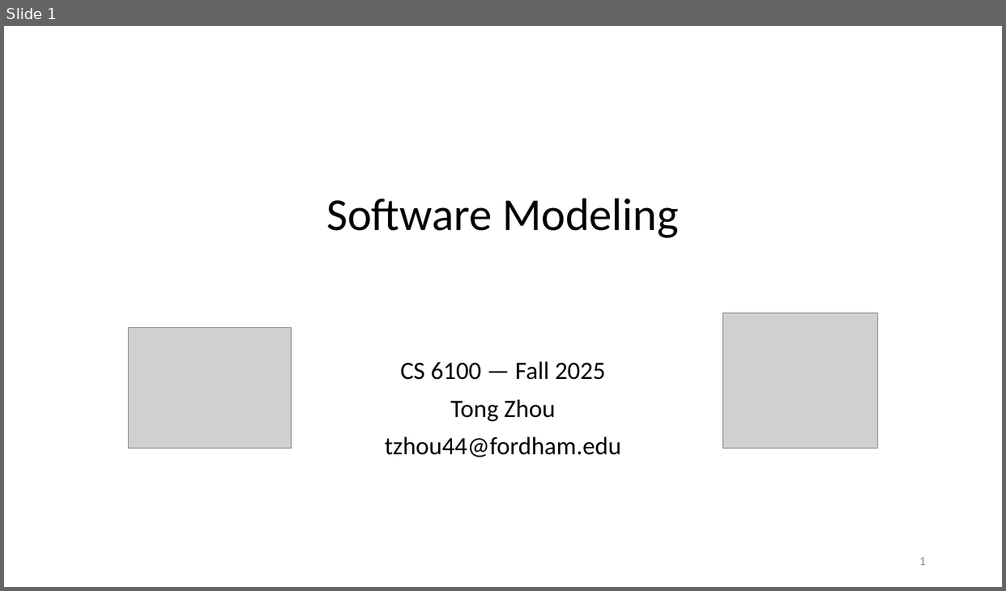
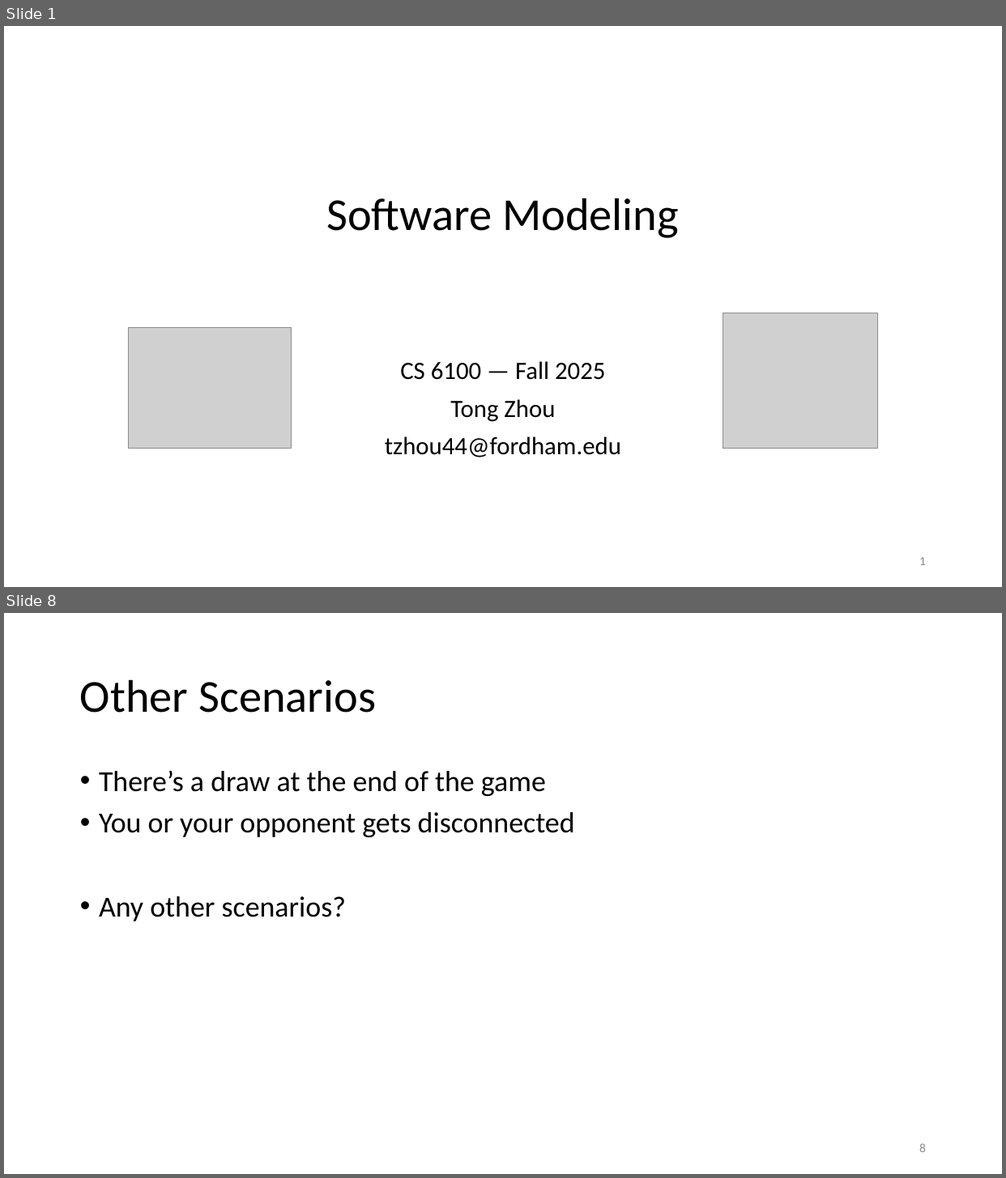
Before and after one commit to tongzhou80/cs6100, a slide deck: slides/Lecture3.pptx. Shown one above the other, each under a label of ours: slide 1 before the commit, slides 1 and 8 after it; the slides between them are not shown. The pictures are 1006x591 and 1006x1178 pixels, drawn with LibreOffice and Linux fonts; fonts in the diff are those of the drawing; grey boxes stand for pictures; background and template pictures are left out. Boxes give left, top, right and bottom in pixels: in the first picture for what was removed or moved away, otherwise in the second. Text is boxed around its words. In the diff, an @@ line names an element or a change of style, - is before the commit and + after.

```diff
--- a/slides/Lecture3.pptx
+++ b/slides/Lecture3.pptx
@@ slide 8 added at (4,613,1002,1174), background #FFFFFF @@
@@ title added at (80,679,376,713), 44 pt, text #000000 @@
+Other Scenarios
@@ text added at (99,771,575,922), 28 pt, text #000000 @@
+• There’s a draw at the end of the game
+• You or your opponent gets disconnected
+• Any other scenarios?
@@ page number added at (919,1144,926,1152), 12 pt, text #8C8C8C @@
+8
```
Also in this commit, not shown: 12 other slides added, 1 slide removed, 3 other files.
